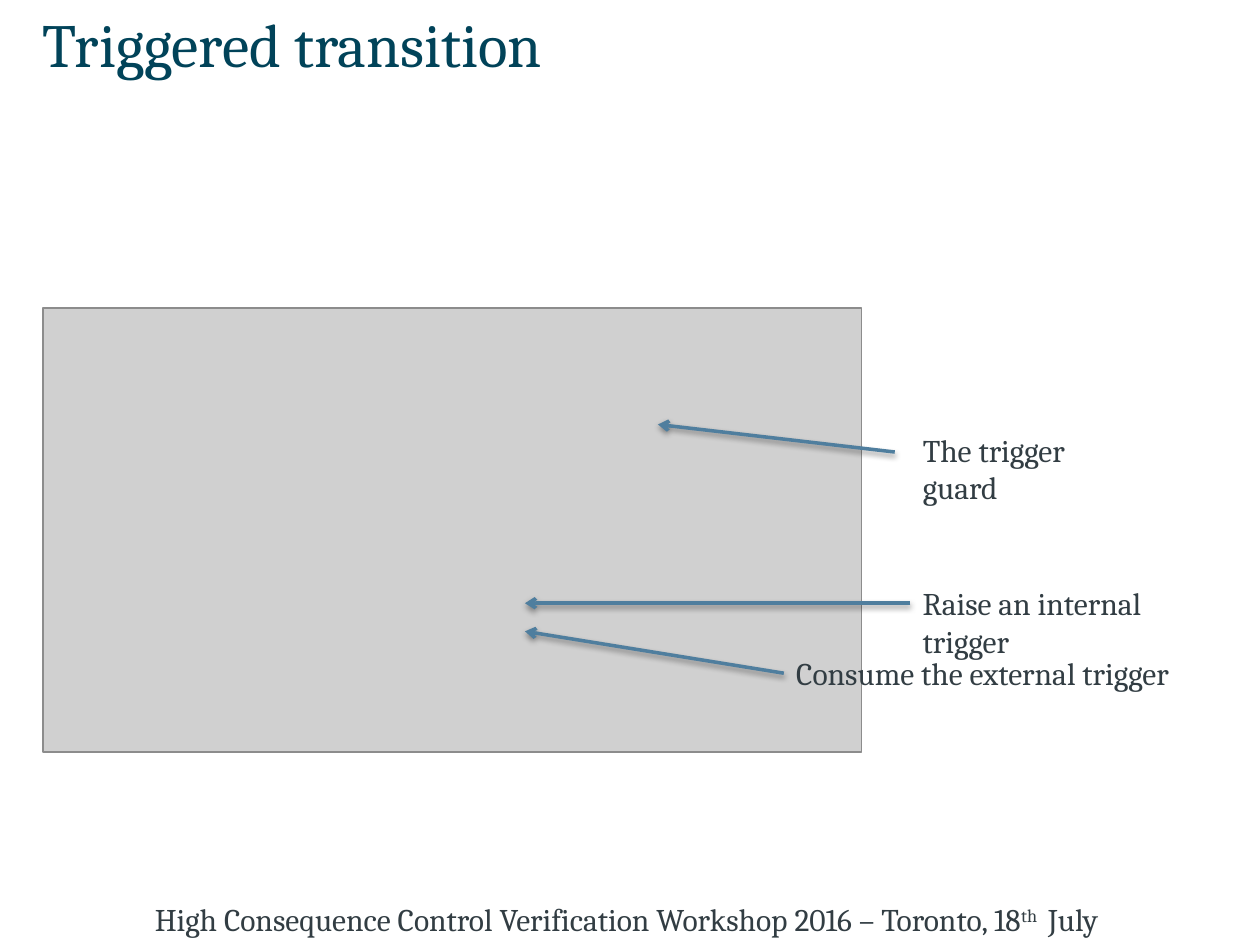
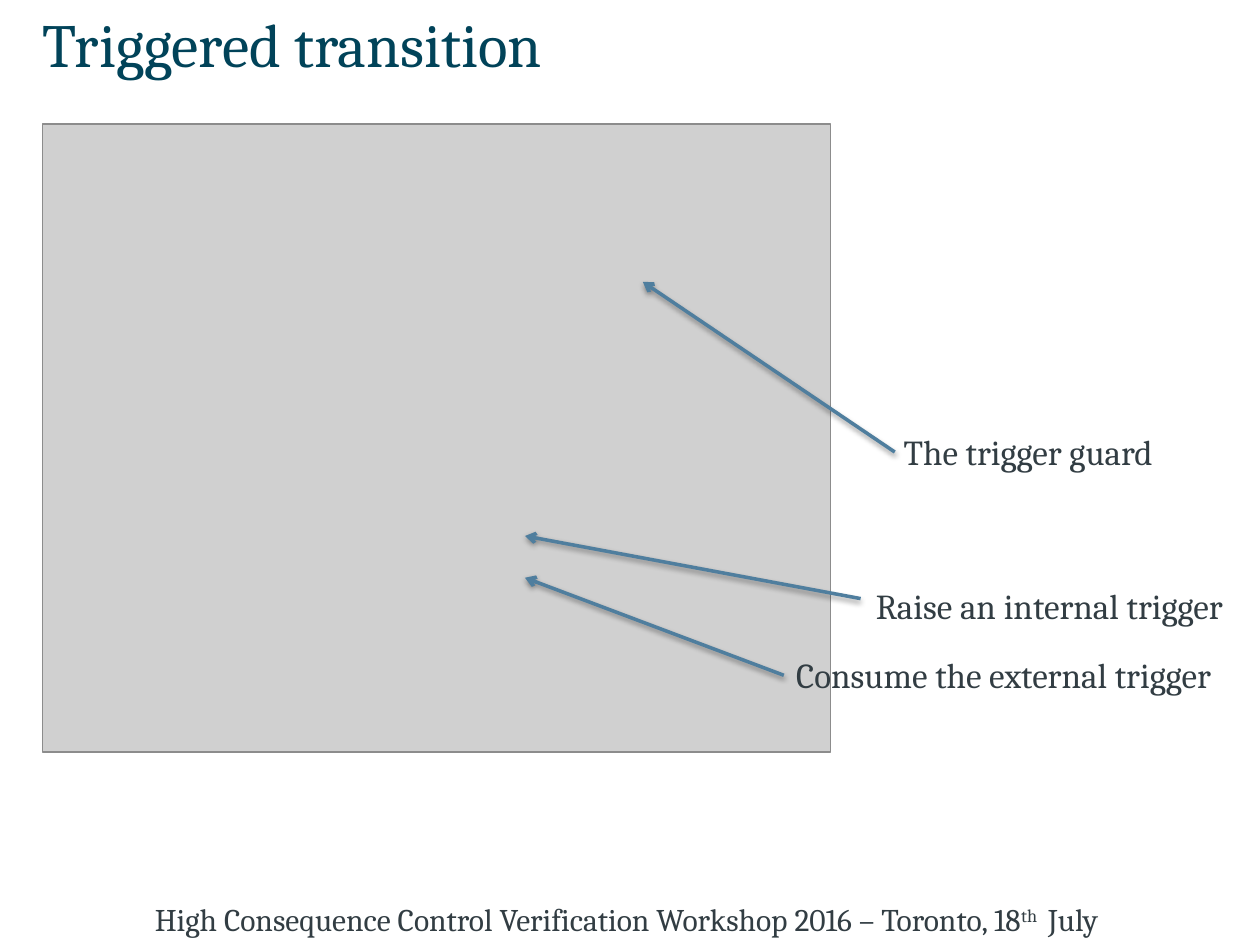
Before and after one commit to kmorris3/rodin_scxml_plugin, a slide deck: slide 19 of talks/CAV2016/CAV_HCVVW16_SCXML.pptx (slide 18 before the commit). Drawn at 1260x945 pixels with LibreOffice and Linux fonts; fonts in the diff are those of the drawing; grey boxes stand for pictures. Boxes give left, top, right and bottom in pixels: in the first picture for what was removed or moved away, otherwise in the second. Text is boxed around its words. In the diff, an @@ line names an element or a change of style, - is before the commit and + after.

```diff
--- a/talks/CAV2016/CAV_HCVVW16_SCXML.pptx
+++ b/talks/CAV2016/CAV_HCVVW16_SCXML.pptx
@@ picture: place and size @@
-picture at <box>43,307,862,751</box>
+picture at <box>43,123,830,752</box>
@@ arrow moved from (895, 452) - (658, 425) to (895, 452) - (643, 282) @@
@@ text "The trigger guard": place and size @@
-text "The trigger guard" at <box>923,440,1065,506</box>
+text "The trigger guard" at <box>904,440,1152,473</box>
@@ arrow moved from (911, 604) - (525, 604) to (861, 598) - (525, 536) @@
@@ arrow moved from (784, 673) - (525, 631) to (784, 675) - (525, 578) @@
@@ text "Raise an internal trigger": place and size @@
-text "Raise an internal trigger" at <box>923,593,1141,660</box>
+text "Raise an internal trigger" at <box>876,594,1223,627</box>
@@ size 18 to 20 pt in 3 elements at <box>904,440,1152,473</box>, <box>876,594,1223,627</box>, <box>796,656,1211,697</box> @@
```
Also in this commit, not shown: 9 other slides changed, 1 slide added, 7 other files.
